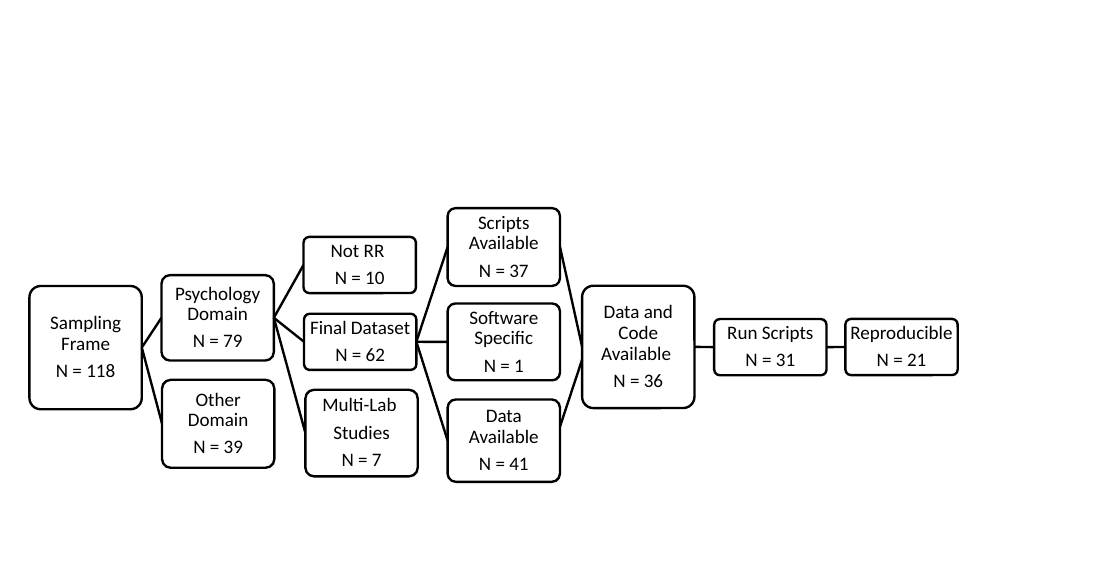
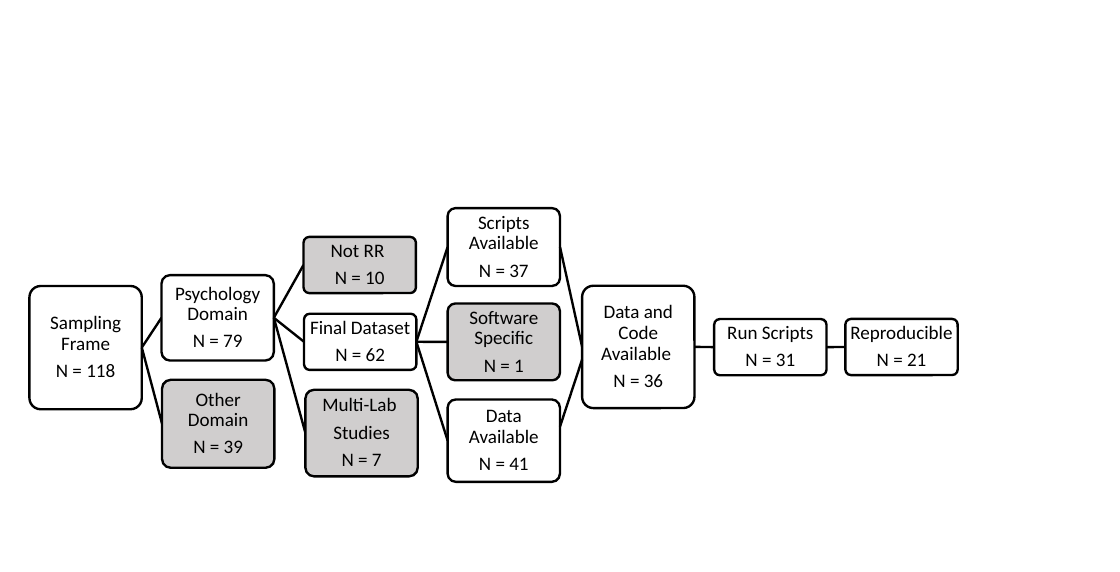
Before and after one commit to Lakens/reproducing_registered_reports, a slide deck: slide 1 of manuscript_version_2/Figure1.pptx. Drawn at 1120x572 pixels with LibreOffice and Linux fonts; fonts in the diff are those of the drawing. Boxes give left, top, right and bottom in pixels: in the first picture for what was removed or moved away, otherwise in the second. Text is boxed around its words. In the diff, an @@ line names an element or a change of style, - is before the commit and + after.

```diff
--- a/manuscript_version_2/Figure1.pptx
+++ b/manuscript_version_2/Figure1.pptx
@@ fill #FFFFFF to #D0CECE in 4 elements at bbox=[448, 303, 560, 380], bbox=[303, 237, 416, 294], bbox=[305, 390, 417, 476], bbox=[162, 380, 274, 467] @@
```
Also in this commit, not shown: 4 other files.
